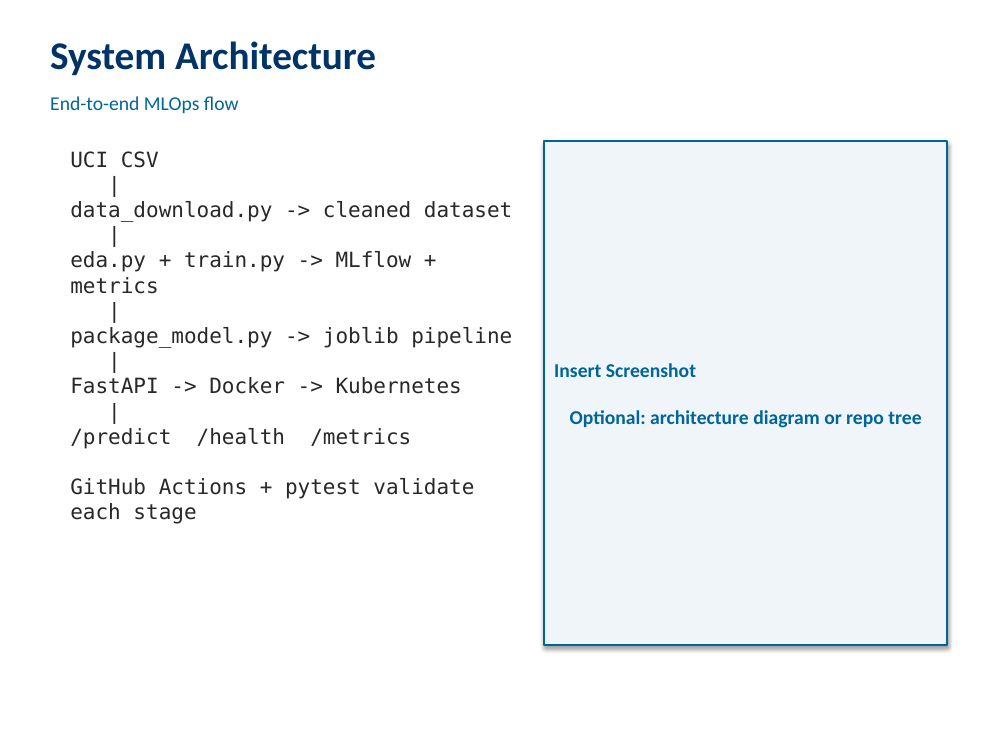
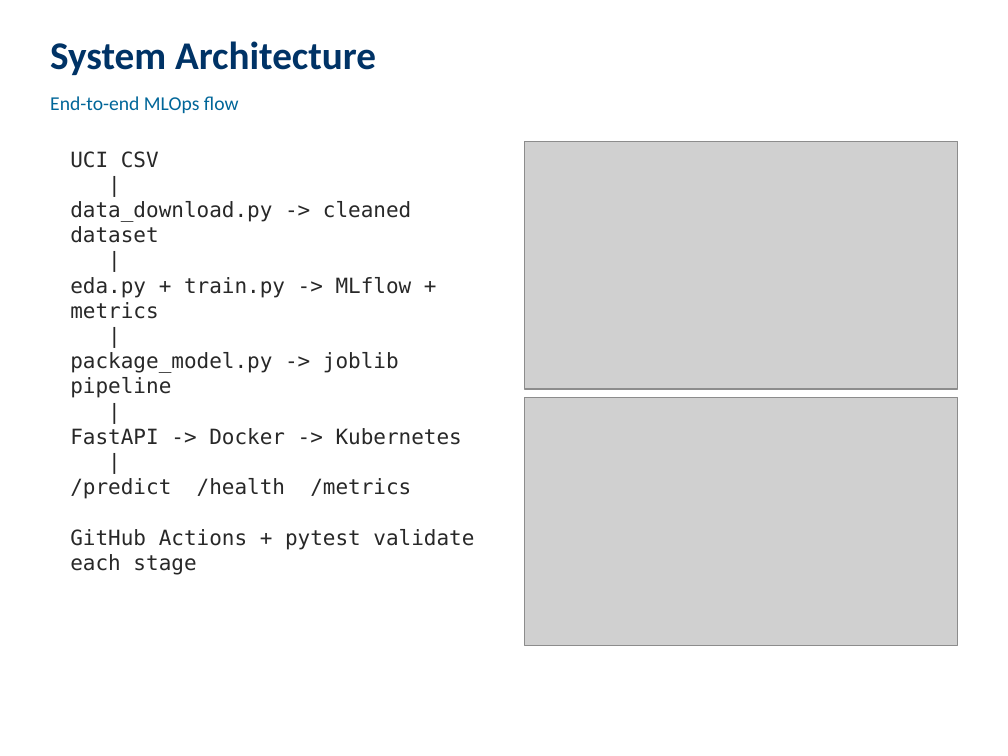
Before and after one commit to srimannarayanbharadwaj/MLOps-Assignment, a slide deck: slide 13 of report/VIDEO_PRESENTATION.pptx. Drawn at 1008x756 pixels with LibreOffice and Linux fonts; fonts in the diff are those of the drawing; grey boxes stand for pictures. Boxes give left, top, right and bottom in pixels: in the first picture for what was removed or moved away, otherwise in the second. Text is boxed around its words. In the diff, an @@ line names an element or a change of style, - is before the commit and + after.

```diff
--- a/report/VIDEO_PRESENTATION.pptx
+++ b/report/VIDEO_PRESENTATION.pptx
@@ text "UCI CSV | data_download.py -> ..." rewrapped from (70, 151, 512, 524) to (70, 151, 474, 575) @@
@@ picture added at (524, 141, 958, 389) @@
@@ rectangle removed at (544, 141, 948, 645) @@
-Insert Screenshot
-Optional: architecture diagram or repo tree
@@ picture added at (524, 397, 958, 645) @@
```
Also in this commit, not shown: 10 other slides changed, 2 other files.
